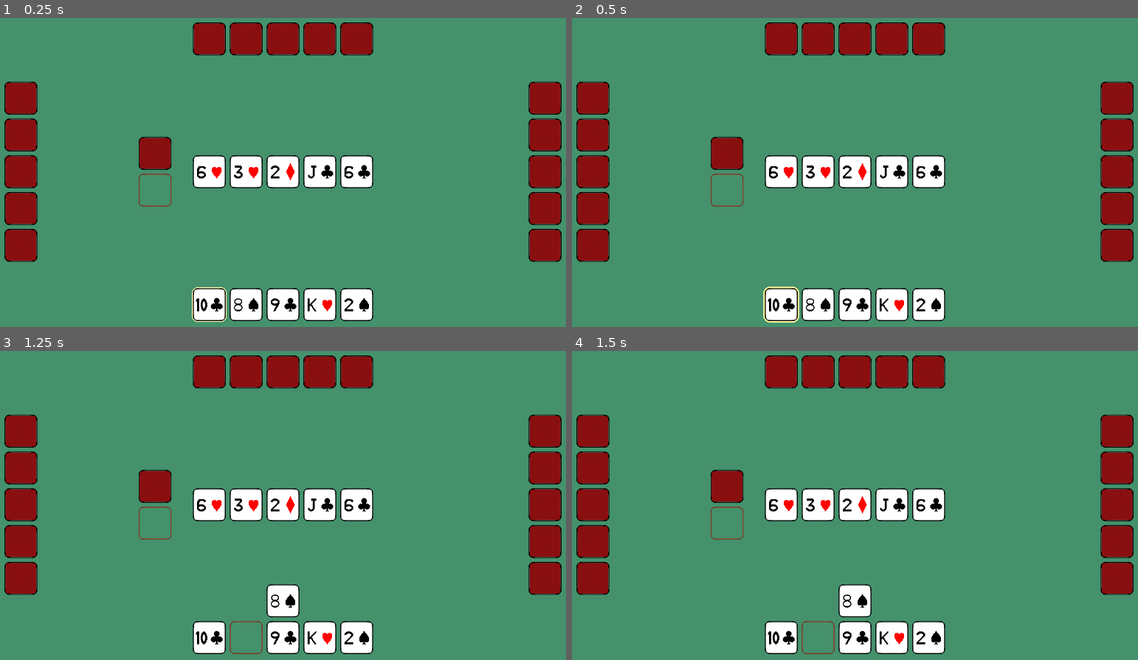
Above: before the commit, frames 1-4 (two rows, left to right).
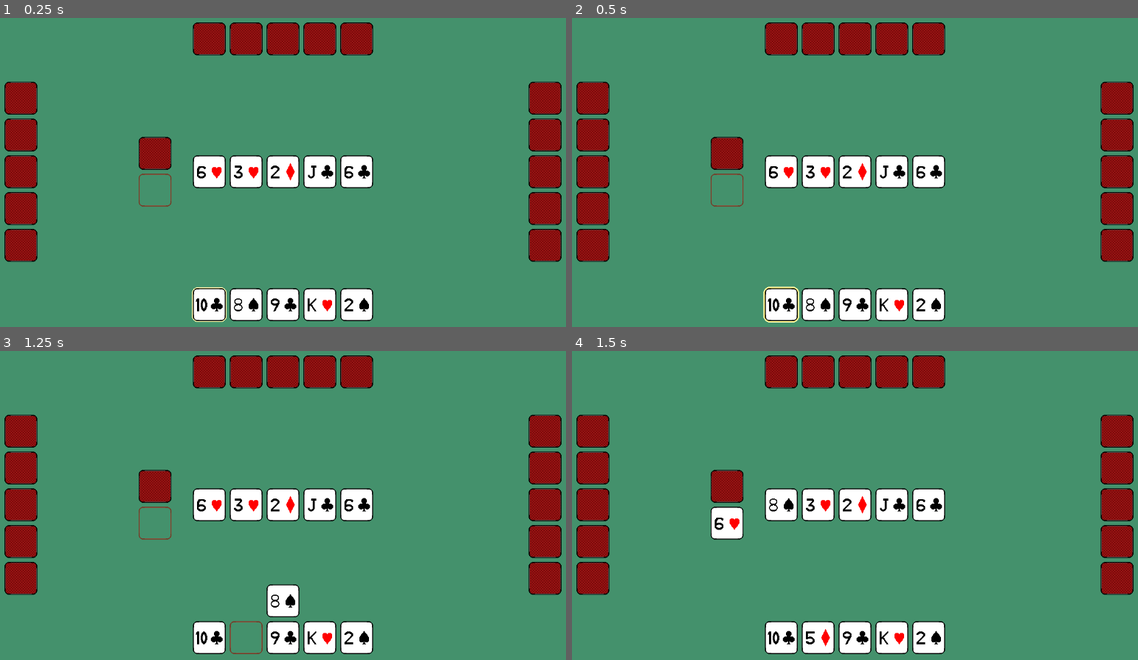
Above: after the commit, the same moments.

Repository: fitzgeraldkd/peeky-poker
Game: Godot game, scene res://scenes/main.tscn
Same seed, same stepped clock (60 frames per second), same inputs: the game is played once before the commit and once after it.
Inputs:
- Up to frame 1 (0.25 s): no input
- Up to frame 2 (0.5 s): no input
- Up to frame 3 (1.25 s): tap Enter at 0.5 s; hold Right (right) from 0.53 s (still down); tap Space (select) at 0.6 s
- Up to frame 4 (1.5 s): tap Space (select) at 1.25, 1.35 s; release Right (right) at 1.28 s; hold X (back) from 1.28 s (still down)

Frames 1-3 are identical in both runs. In frame 4, 1.9% of the frame differs, in the area x 24-53%, y 47-99%.

Commit message:
Add logic to play card to community

Diff:
--- a/scenes/card.gd
+++ b/scenes/card.gd
@@ -34,8 +34,6 @@
 	$Front.visible = false
 	$Front/Number.frame = VALUE_FRAMES[value]
 	$Front/Suit.frame = SUIT_FRAMES[suit]
-	# print(value, suit)
-	pass # Replace with function body.
 
 
 # Called every frame. 'delta' is the elapsed time since the previous frame.
--- a/scenes/community.gd
+++ b/scenes/community.gd
@@ -1,4 +1,8 @@
 extends Node2D
+
+signal add_to_discard(card)
+
+@export var empty_spot_scene: PackedScene
 
 var hovered_index = 0
 
@@ -12,33 +16,54 @@
 func _process(_delta):
 	pass
 
+func _get_position(index: int):
+	var offset = (index - 2) * Globals.CARD_SPACING
+	return Vector2(offset, 0)
+
 func reset():
-	pass
+	for n in $EmptySpots.get_children():
+		$EmptySpots.remove_child(n)
+		n.queue_free()
+
+	for n in $Cards.get_children():
+		$Cards.remove_child(n)
+		n.queue_free()
+
+	for n in range(5):
+		var empty_spot = empty_spot_scene.instantiate()
+		empty_spot.position = _get_position(n)
+		$EmptySpots.add_child(empty_spot)
 
 func replace_card(card: Card, index: int = hovered_index):
-	var removed_card = get_children()[index]
-	if removed_card:
-		remove_child(removed_card)
-	add_child(card)
-	move_child(card, index)
+	var removed_card : Node
+	if index < $Cards.get_children().size():
+		removed_card = $Cards.get_children()[index]
+		$Cards.remove_child(removed_card)
+		removed_card.hide_hover_effect()
+		removed_card.position = Vector2(0, 0)
+		add_to_discard.emit(removed_card)
+	$Cards.add_child(card)
+	$Cards.move_child(card, index)
 	card.position = Vector2((index - 2) * Globals.CARD_SPACING, 0)
-	return removed_card
 
-# func hide_hover_effects():
-# 	for card in $Cards.get_children():
-# 		card.hide_hover_effect()
+func hide_hover_effects():
+	for card in $Cards.get_children():
+		card.hide_hover_effect()
 
-# func show_hover_effect(index: int):
-# 	$Cards.get_children()[hovered_index].hide_hover_effect()
-# 	$Cards.get_children()[index].show_hover_effect()
-# 	hovered_index = index
+func show_hover_effect(index: int):
+	$Cards.get_children()[hovered_index].hide_hover_effect()
+	$Cards.get_children()[index].show_hover_effect()
+	hovered_index = index
 
-# func next_card():
-# 	if hovered_index < 4:
-# 		var new_index = hovered_index + 1
-# 		show_hover_effect(new_index)
+func next_card():
+	if hovered_index < 4:
+		var new_index = hovered_index + 1
+		show_hover_effect(new_index)
 
-# func prev_card():
-# 	if hovered_index > 0:
-# 		var new_index = hovered_index - 1
-# 		show_hover_effect(new_index)
+func prev_card():
+	if hovered_index > 0:
+		var new_index = hovered_index - 1
+		show_hover_effect(new_index)
+
+func play_card(card: Card):
+	replace_card(card)
--- a/scenes/community.tscn
+++ b/scenes/community.tscn
@@ -5,18 +5,28 @@
 
 [node name="Community" type="Node2D"]
 script = ExtResource("1_277dc")
+empty_spot_scene = ExtResource("1_vg1c1")
 metadata/_edit_group_ = true
 
 [node name="EmptySpot" parent="." instance=ExtResource("1_vg1c1")]
+visible = false
 position = Vector2(-144, 0)
 
 [node name="EmptySpot2" parent="." instance=ExtResource("1_vg1c1")]
+visible = false
 position = Vector2(-72, 0)
 
 [node name="EmptySpot3" parent="." instance=ExtResource("1_vg1c1")]
+visible = false
 
 [node name="EmptySpot4" parent="." instance=ExtResource("1_vg1c1")]
+visible = false
 position = Vector2(72, 0)
 
 [node name="EmptySpot5" parent="." instance=ExtResource("1_vg1c1")]
+visible = false
 position = Vector2(144, 0)
+
+[node name="EmptySpots" type="Node2D" parent="."]
+
+[node name="Cards" type="Node2D" parent="."]
--- /dev/null
+++ b/scenes/discard.gd
@@ -0,0 +1,14 @@
+extends Node2D
+
+
+# Called when the node enters the scene tree for the first time.
+func _ready():
+	pass # Replace with function body.
+
+
+# Called every frame. 'delta' is the elapsed time since the previous frame.
+func _process(_delta):
+	pass
+
+func add_to_discard(card):
+	add_child(card)
--- a/scenes/main.gd
+++ b/scenes/main.gd
@@ -48,3 +48,9 @@
 		$Community.replace_card(card, n)
 
 	$Player.start_turn()
+
+func draw_card(player: Node, index: int):
+	var card = $Deck.draw_card()
+	if player == $Player:
+		card.set_face_up(true)
+	player.add_card(card, index)
--- a/scenes/main.tscn
+++ b/scenes/main.tscn
@@ -1,9 +1,10 @@
-[gd_scene load_steps=7 format=3 uid="uid://dj8dujkb2vtja"]
+[gd_scene load_steps=8 format=3 uid="uid://dj8dujkb2vtja"]
 
 [ext_resource type="Script" path="res://scenes/main.gd" id="1_q50pm"]
 [ext_resource type="PackedScene" uid="uid://h3mrqp7wop0y" path="res://scenes/deck.tscn" id="2_0memr"]
 [ext_resource type="PackedScene" uid="uid://iwpho8tttu53" path="res://scenes/discard.tscn" id="3_cl3su"]
 [ext_resource type="PackedScene" uid="uid://dffmn5puabga5" path="res://scenes/player.tscn" id="3_uxdi2"]
+[ext_resource type="Script" path="res://scenes/discard.gd" id="4_l20dh"]
 [ext_resource type="PackedScene" uid="uid://dfbdbo5t1imdu" path="res://scenes/opponent.tscn" id="4_yowr4"]
 [ext_resource type="PackedScene" uid="uid://bse1ea4eblvdu" path="res://scenes/community.tscn" id="5_npvl3"]
 
@@ -19,6 +20,7 @@
 [node name="Deck" parent="." instance=ExtResource("2_0memr")]
 
 [node name="Discard" parent="." instance=ExtResource("3_cl3su")]
+script = ExtResource("4_l20dh")
 
 [node name="Player" parent="." instance=ExtResource("3_uxdi2")]
 
@@ -31,3 +33,9 @@
 vertical = true
 
 [node name="Community" parent="." instance=ExtResource("5_npvl3")]
+
+[connection signal="draw_card" from="Player" to="." method="draw_card"]
+[connection signal="next_community_card" from="Player" to="Community" method="next_card"]
+[connection signal="prev_community_card" from="Player" to="Community" method="prev_card"]
+[connection signal="replace_community_card" from="Player" to="Community" method="play_card"]
+[connection signal="add_to_discard" from="Community" to="Discard" method="add_to_discard"]
--- a/scenes/player.gd
+++ b/scenes/player.gd
@@ -1,6 +1,11 @@
 extends Node2D
 
 signal next_turn
+signal next_community_card
+signal prev_community_card
+signal replace_community_card(card)
+signal draw_card(instance, index)
+
 
 var is_players_turn = false
 var is_card_staged = false
@@ -17,8 +22,14 @@
 		return
 
 	if is_card_staged:
-		if Input.is_action_just_pressed("back"):
+		if Input.is_action_just_pressed("left"):
+			prev_community_card.emit()
+		elif Input.is_action_just_pressed("right"):
+			next_community_card.emit()
+		elif Input.is_action_just_pressed("back"):
 			unstage_card()
+		elif Input.is_action_just_pressed("select"):
+			play_card()
 	else:
 		if Input.is_action_just_pressed("left"):
 			$Hand.prev_card()
@@ -58,3 +69,10 @@
 	$Hand.add_card(card, staged_card_index)
 	$Hand.show_hover_effect(staged_card_index)
 	is_card_staged = false
+
+func play_card():
+	var card = $StagedCard.get_children()[0]
+	$StagedCard.remove_child(card)
+	replace_community_card.emit(card)
+	draw_card.emit(self, staged_card_index)
+	end_turn()
